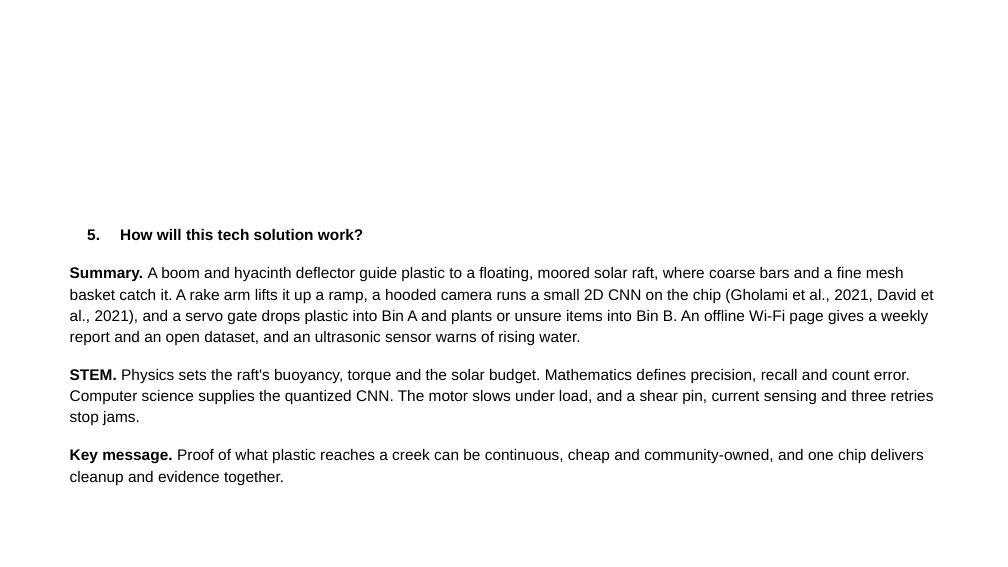
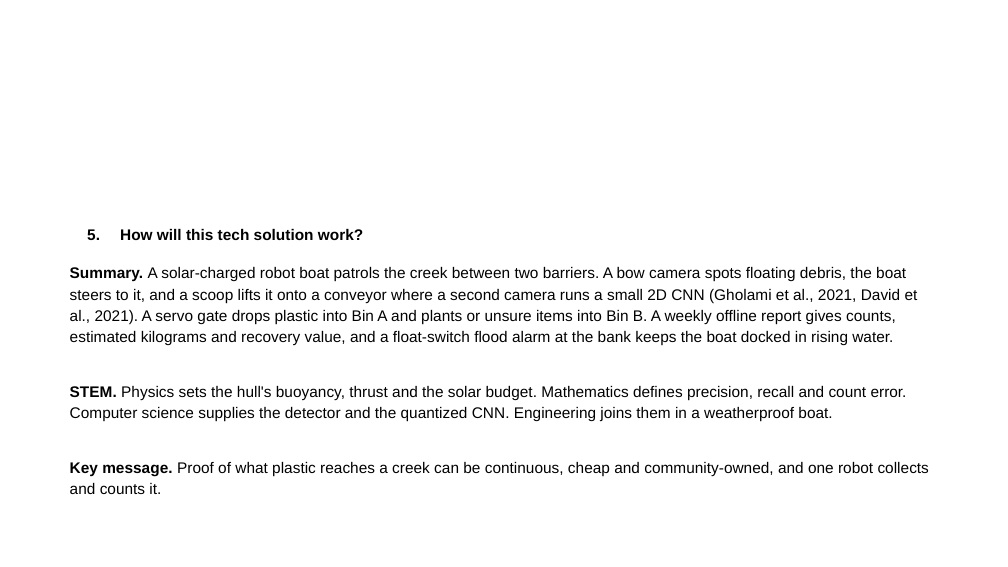
Before and after one commit to tmommu/research, a slide deck: slide 4 of sft_entry/SAGIP_SFT2026_Entry_PPT.pptx. Drawn at 1008x567 pixels with LibreOffice and Linux fonts; fonts in the diff are those of the drawing; background and template pictures are left out. Boxes give left, top, right and bottom in pixels: in the first picture for what was removed or moved away, otherwise in the second. Text is boxed around its words. In the diff, an @@ line names an element or a change of style, - is before the commit and + after.

```diff
--- a/sft_entry/SAGIP_SFT2026_Entry_PPT.pptx
+++ b/sft_entry/SAGIP_SFT2026_Entry_PPT.pptx
@@ text at [70,267,929,494]: text changed @@
-Summary. A boom and hyacinth deflector guide plastic to a floating, moored solar raft, where coarse bars and a fine mesh basket catch it. A rake arm lifts it up a ramp, a hooded camera runs a small 2D CNN on the chip (Gholami et al., 2021, David et al., 2021), and a servo gate drops plastic into Bin A and plants or unsure items into Bin B. An offline Wi-Fi page gives a weekly report and an open dataset, and an ultrasonic sensor warns of rising water.
-STEM. Physics sets the raft's buoyancy, torque and the solar budget. Mathematics defines precision, recall and count error. Computer science supplies the quantized CNN. The motor slows under load, and a shear pin, current sensing and three retries stop jams.
-Key message. Proof of what plastic reaches a creek can be continuous, cheap and community-owned, and one chip delivers cleanup and evidence together.
+Summary. A solar-charged robot boat patrols the creek between two barriers. A bow camera spots floating debris, the boat steers to it, and a scoop lifts it onto a conveyor where a second camera runs a small 2D CNN (Gholami et al., 2021, David et al., 2021). A servo gate drops plastic into Bin A and plants or unsure items into Bin B. A weekly offline report gives counts, estimated kilograms and recovery value, and a float-switch flood alarm at the bank keeps the boat docked in rising water.
+STEM. Physics sets the hull's buoyancy, thrust and the solar budget. Mathematics defines precision, recall and count error. Computer science supplies the detector and the quantized CNN. Engineering joins them in a weatherproof boat.
+Key message. Proof of what plastic reaches a creek can be continuous, cheap and community-owned, and one robot collects and counts it.
```
Also in this commit, not shown: 5 other slides changed, 20 other files.
